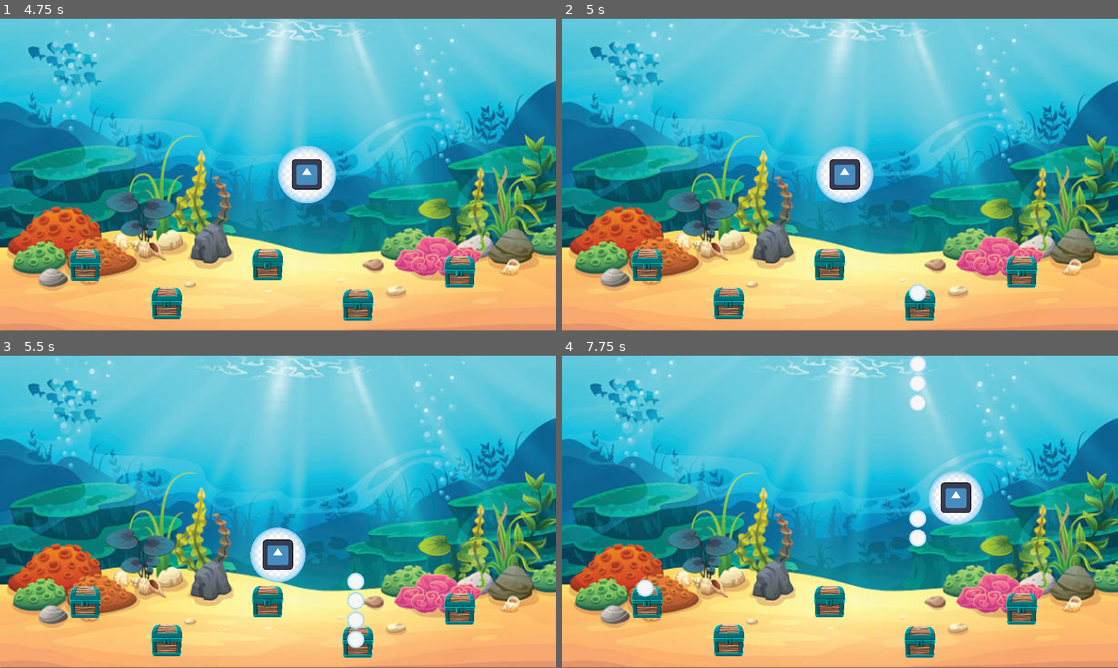
Above: before the commit, frames 1-4 (two rows, left to right).
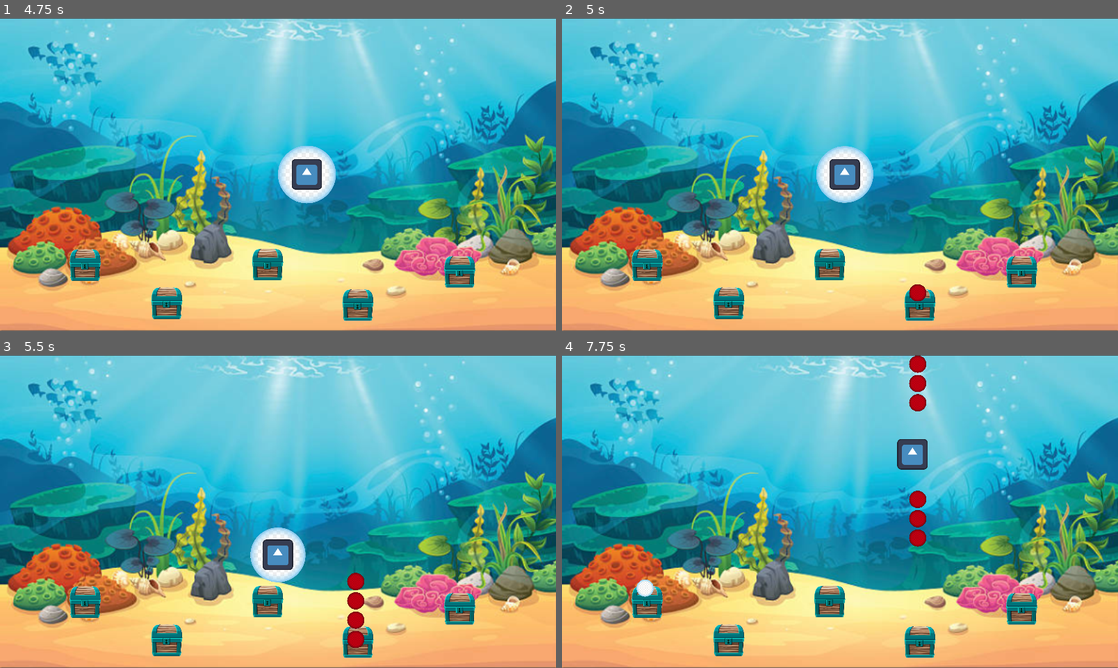
Above: after the commit, the same moments.

Repository: ReyCristian/Babelki
Game: Godot game, scene res://main.tscn
Two runs of this game, one before a commit and one after it. Both use one fixed random seed, a clock stepped at 60 frames per second and the inputs below. The engine's default icon, where the game draws it, is replaced by a stand-in: a white triangle on a blue panel in a dark square.
Inputs:
- Up to frame 1 (4.75 s): hold Right (ui_right) 0.53-1.28 s; hold Down (ui_down) 1.28-2.03 s; hold Right (ui_right) 2.03-2.78 s; hold Up (ui_up) 2.78-3.53 s; hold Left (ui_left) from 3.53 s (still down)
- Up to frame 2 (5 s): keep holding Left (ui_left)
- Up to frame 3 (5.5 s): release Left (ui_left) at 5.03 s; hold Down (ui_down) from 5.03 s (still down)
- Up to frame 4 (7.75 s): release Down (ui_down) at 5.78 s; hold Right (ui_right) 5.78-6.53 s; hold Up (ui_up) 6.53-7.28 s; hold Right (ui_right) from 7.28 s (still down)

Frame 1 is identical in both runs. In frame 2, 0.1% of the frame differs, in the area x 62-66%, y 85-91%; in frame 3, 0.5%; in frame 4, 2.7%, in the area x 60-76%, y 0-62%.

Commit message:
burbuja de daño
burbuja que quita tiempo de aire y  archivos de audio para ir análizando

Diff:
--- a/area_2d.gd
+++ b/area_2d.gd
@@ -4,6 +4,11 @@
 var direction = Vector2.UP
 
 @export var cantidad_aire = +0.02;
+
+func _ready() -> void:
+	color_bubbles()
+
+
 
 
 func _physics_process(delta):
@@ -13,6 +18,11 @@
 
 #func _ready() -> void:
 #	$"000207126Prev".play() acá cambio el audio por el que sea que lleve las burbujas cuando suban
+func color_bubbles():
+	if cantidad_aire<0:
+		modulate = Color("c10011")
+
+
 
 
 func pop() -> float:
--- a/burbuja_inicial.tscn
+++ b/burbuja_inicial.tscn
@@ -15,4 +15,5 @@
 texture = ExtResource("2_3jflk")
 
 [node name="CollisionShape2D" type="CollisionShape2D" parent="."]
+visible = false
 shape = SubResource("CircleShape2D_iras2")
--- a/cofre.gd
+++ b/cofre.gd
@@ -7,6 +7,7 @@
 var shoot_interval = 1.0  # Intervalo en segundos entre disparos
 var time_since_last_shot = 0.20
 var shoot_timer = 0.5
+var cantidad
 var is_shooting = false  # Controla si el cofre está disparando
 
 func _ready():
@@ -22,6 +23,7 @@
 		is_shooting = true
 		$shoot_timer.start()  # Comienza a disparar burbujas
 		$shoot_duration_timer.start()  # Comienza la cuenta regresiva del tiempo de disparo
+		cantidad=randf_range(-0.04,0.05)
 
 
 
@@ -35,12 +37,17 @@
 func _physics_process(delta):
 	position.x
 
+
 func shoot_bubbles():
 	# Instancia la bala
-	var bubbles = bubbles_scene.instantiate()
+	var bubbles: Burbuja = bubbles_scene.instantiate()
 	bubbles.position = position # la pos del player
 	bubbles.direction = Vector2.UP # va pa arriba
+	bubbles.cantidad_aire= cantidad
 	get_parent().add_child(bubbles) # Añadir la burbuja como hijo
+
+
+
 
 
 func _on_shoot_duration_timeout():
Binary file added: recursos/enemigo/buzo.jpeg
Not shown, added: recursos/enemigo/buzo.jpeg.import
Binary file added: recursos/enemigo/buzo.png
Not shown, added: recursos/enemigo/buzo.png.import
Not shown, added: recursos/musica/audio 2.mpeg
Not shown, added: recursos/musica/audio 3.mpeg
